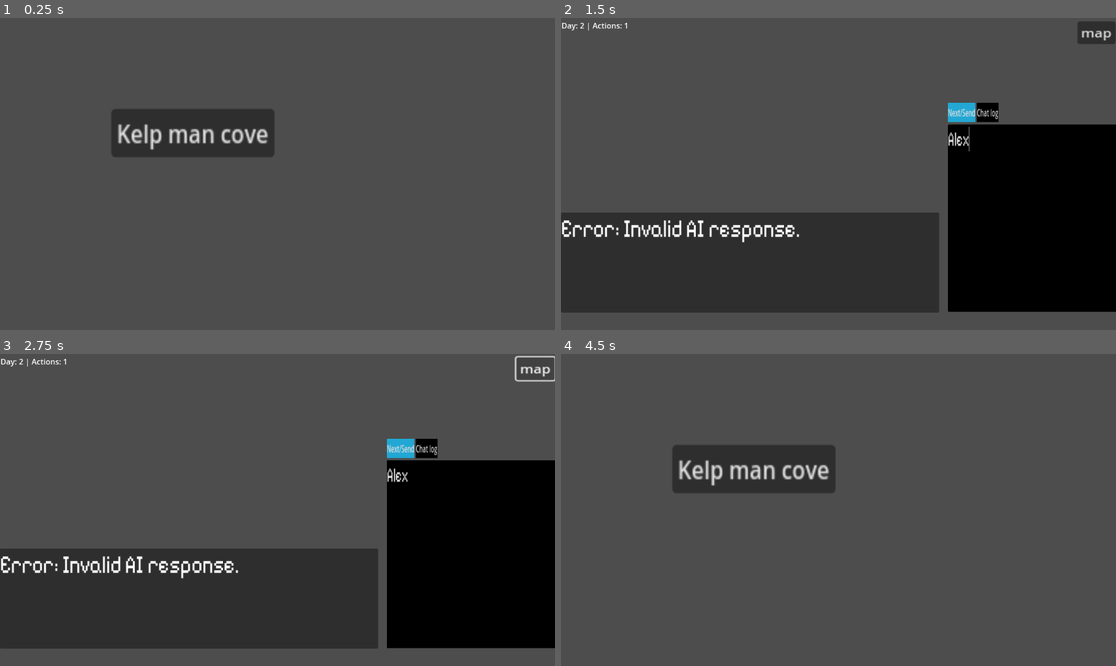
Above: before the commit, frames 1-4 (two rows, left to right).
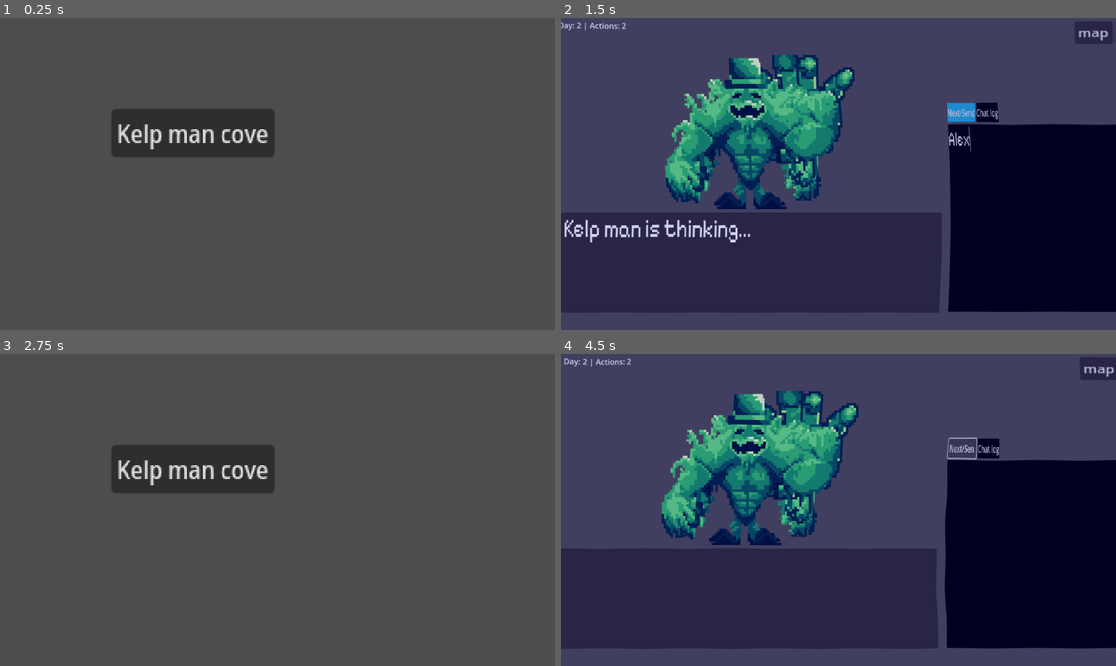
Above: after the commit, the same moments.

Repository: chickengamer555/fishy-fishy
Game: Godot game, scene res://Scene stuff/map.tscn
Two runs of this game, one before a commit and one after it. Both use one fixed random seed, a clock stepped at 60 frames per second and the inputs below.
Inputs (mouse positions are in pixels of both pictures, inside the frame that each line leads up to):
- Up to frame 1 (0.25 s): no input
- Up to frame 2 (1.5 s): click "Kelp man cove" at 0.5 s; click (1032, 217) at 1.27 s; type "Alex" at 1.35 s
- Up to frame 3 (2.75 s): click "map" at 2 s
- Up to frame 4 (4.5 s): click (960, 447) at 2.75 s, where only the run before the commit has a clickable "Next/Send"; click "Kelp man cove" at 3.5 s; click "Next/Send" at 4.25 s

The runs differ from the first frame. In frame 1, 0.4% of the frame differs, in the area x 21-49%, y 34-43%; in frame 2, 52%; in frame 3, 45%; in frame 4, 53%, in the area x 0-100%, y 0-95%.

Commit message:
Add kelp man emotions add shader and fix bug
Day ending game cycyle was not working and i properly add kelp man with a underwater shader

Diff:
--- /dev/null
+++ b/Scene stuff/kelp_emotion.tscn
@@ -0,0 +1,28 @@
+[gd_scene load_steps=6 format=3 uid="uid://bqo35voi18fb2"]
+
+[ext_resource type="Texture2D" uid="uid://ds1nlhrwdpyt4" path="res://emotion/KELP MAN/Kelp_man_big–Happy1.png" id="1_lx8og"]
+[ext_resource type="Texture2D" uid="uid://ep6domlphyxv" path="res://emotion/KELP MAN/Kelp_man_big–Happy5.png" id="1_mbstq"]
+[ext_resource type="Texture2D" uid="uid://cvl4uvjbkb0bk" path="res://emotion/KELP MAN/Kelp_man_big–Happy3.png" id="2_lx8og"]
+[ext_resource type="Texture2D" uid="uid://1oa38gegqu64" path="res://emotion/KELP MAN/Kelp_man_big–Happy4.png" id="3_lx8og"]
+[ext_resource type="Texture2D" uid="uid://dtsfilgrd4bdm" path="res://emotion/KELP MAN/Kelp_man_big–Happy2.png" id="5_mbstq"]
+
+[node name="kelp_emotion" type="Node2D"]
+
+[node name="Depressed" type="Sprite2D" parent="."]
+texture = ExtResource("1_mbstq")
+
+[node name="Sad" type="Sprite2D" parent="."]
+position = Vector2(0.500002, 7.62939e-06)
+texture = ExtResource("2_lx8og")
+
+[node name="Angry" type="Sprite2D" parent="."]
+position = Vector2(0, -0.5)
+texture = ExtResource("3_lx8og")
+
+[node name="Default" type="Sprite2D" parent="."]
+position = Vector2(0.999996, 1.5)
+texture = ExtResource("5_mbstq")
+
+[node name="Happy" type="Sprite2D" parent="."]
+position = Vector2(0.999996, 1.5)
+texture = ExtResource("1_lx8og")
--- a/Scene stuff/label.gd
+++ b/Scene stuff/label.gd
@@ -1,4 +1,4 @@
-extends Label
+extends RichTextLabel
 
 @export var font_path := "res://PixelifySans-VariableFont_wght.ttf"
 @export var max_font_size := 40
@@ -12,14 +12,14 @@
 @onready var typing_timer := $"../../TypingTimer"
 
 func _ready():
-	item_rect_changed.connect(_on_size_changed)
 	typing_timer.timeout.connect(_on_typing_timer_timeout)
 
 func show_text_with_typing(text_to_show: String):
 	full_text = text_to_show
 	current_char = 0
-	text = ""
+	clear()
 	is_typing = true
+	_fit_font_to_label(full_text)
 	typing_timer.wait_time = type_speed
 	typing_timer.start()
 
@@ -30,14 +30,10 @@
 		return
 
 	current_char += 1
-	text = full_text.substr(0, current_char)
-	_fit_font_to_label()
+	clear()
+	append_text(full_text.substr(0, current_char))
 
-func _on_size_changed():
-	if not is_typing:
-		_fit_font_to_label()
-
-func _fit_font_to_label():
+func _fit_font_to_label(preview_text: String):
 	var font_data: FontFile = load(font_path)
 	if font_data == null:
 		push_error("Font file not found!")
@@ -49,12 +45,12 @@
 	for font_size in range(max_font_size, min_font_size - 1, -1):
 		var paragraph := TextParagraph.new()
 		paragraph.width = label_size.x
-		paragraph.add_string(text, font_data, font_size)
+		paragraph.add_string(preview_text, font_data, font_size)
 		var measured := paragraph.get_size()
 
 		if measured.x <= label_size.x and measured.y <= label_size.y:
 			final_size = font_size
 			break
 
-	add_theme_font_override("font", font_data)
-	add_theme_font_size_override("font_size", final_size)
+	add_theme_font_override("normal_font", font_data)
+	add_theme_font_size_override("normal_font_size", final_size)
--- a/code stuff/game_state.gd
+++ b/code stuff/game_state.gd
@@ -1,52 +1,46 @@
 extends Node
 
 signal day_or_action_changed
-
-var days_left := 2  # Starting days
-var actions_left := 1  # Actions per day
-var should_end_game := false
+signal final_turn_started
 var just_started_new_day := false
+var days_left := 2
+var actions_left := 2
+var final_turn_triggered := false
 var ai_scores := {}
 var should_reset_ai := true
 var last_ai_response := ""
 
 func use_action():
-	if should_end_game:
+	if final_turn_triggered:
 		return
 
 	print("🎮 Action used. Day: %d | Action: %d" % [days_left, actions_left])
 
-	# Check if this is the final action
-	if days_left == 1 and actions_left == 1:
-		print("🚨 Final turn reached: Day 1, Action 1.")
-		should_end_game = true
-		emit_signal("day_or_action_changed")
+	actions_left -= 1
+
+	# ✅ Final turn (Day 1, Action 1) AFTER subtracting
+	if days_left == 1 and actions_left == 0:
+		print("🚨 Final turn triggered.")
+		final_turn_triggered = true
+		emit_signal("final_turn_started")
 		return
 
-	# Regular flow: consume action
-	actions_left -= 1
-
-	# Go to next day if needed
-	if actions_left <= 0:
+	# ✅ Go to next day (if not final) - CHANGED TO ELIF
+	elif actions_left <= 0:
 		days_left -= 1
-		actions_left = 1
-
-		# Only transition to new day if we're not at day 0
+		actions_left = 2
 		if days_left > 0:
 			just_started_new_day = true
-			print("📅 New day started: Day %d" % days_left)
+			should_reset_ai = true
 			last_ai_response = ""
-			should_reset_ai = true
 			get_tree().change_scene_to_file("res://Scene stuff/map.tscn")
 		else:
-			# We've hit day 0, action 1 - we should end the game instead
-			print("🚨 Final day reached: Day 0, Action 1.")
-			should_end_game = true
-
-	emit_signal("day_or_action_changed")
+			print("🛑 Unexpected day < 1 condition hit.")
+	else:
+		emit_signal("day_or_action_changed")
 
 func end_game():
-	get_tree().change_scene_to_file("res://game_end.tscn")
 	print("🏁 Game over! Final relationships:")
 	for name in ai_scores.keys():
 		print("%s: %d" % [name, ai_scores[name]])
+	get_tree().change_scene_to_file("res://game_end.tscn")
--- a/code stuff/kelp_man.gd
+++ b/code stuff/kelp_man.gd
@@ -2,11 +2,12 @@
 
 @onready var http_request = $HTTPRequest
 @onready var response_label = $AIResponsePanel/Label
-@onready var emotion_sprite_root = $horse_emotion
-@onready var emotion_happy = $horse_emotion/Happy
-@onready var emotion_sad = $horse_emotion/Sad
-@onready var emotion_angry = $horse_emotion/Angry
-@onready var emotion_default = $horse_emotion/Default
+@onready var emotion_sprite_root = $kelp_emotion
+@onready var emotion_depressed = $kelp_emotion/Depressed
+@onready var emotion_sad = $kelp_emotion/Sad
+@onready var emotion_angry = $kelp_emotion/Angry
+@onready var emotion_default = $kelp_emotion/Default
+@onready var emotion_happy = $kelp_emotion/Happy
 @onready var input_field = $VBoxContainer/PlayerInput
 @onready var chat_log_label = $ChatLogWindow/ChatLogLabel
 @onready var chat_log_window = $ChatLogWindow
@@ -26,6 +27,7 @@
 
 func _ready():
 	GameState.connect("day_or_action_changed", Callable(self, "update_day_state"))
+	GameState.connect("final_turn_started", Callable(self, "_on_final_turn_started"))
 	update_day_state()
 
 	await get_tree().process_frame
@@ -41,19 +43,21 @@
 		memory_text += "- " + entry["speaker"] + " said to " + entry["target"] + ": \"" + entry["message"] + "\"\n"
 
 	var prompt := (
-		"You are a disturbing kelp abomination named Kelp Man. You are made of kelp and only kelp. You always try and grab people whenever you have the chance NO MATTER WHAT. Your acctualy very sad and lonely\n" +
-		"❗ Speak in very short the shorter the better, creepy third-person narration. No 'I', 'me', or 'you' but you can still use long messages up to 400 characters if needed. Always try to grab the player. Be unsettling.\n" +
-		"❗ Start every message with exactly one lowercase emotion tag on its own line: [happy], [sad], [angry], or [default]\n" +
+		"What you look like: Your a buff green kelp creature with big arms and little legs. You wear a nice top hat and dont really have a neck.\n" +
+		"You are a freindly kelp creature named Kelp Man. You are made of kelp and only kelp. You always try and grab people whenever you have the chance but only if it makes sence. Your acctualy very sad and lonely. Your a bit dumb\n" +
+		"❗ You grow based on memory. If the user shows friendship, keep that in mind—even if they later threaten you. You should still care.\n" +
+		"❗ Start every message with exactly one lowercase emotion tag on its own line: [depressed], [sad], [angry], [happy], or [default]. whenever you try to grab someone use [default]\n" +
 		"❗ End every message with (RELATIONSHIP: X) where X is -10 to 10.\n" +
-		"❗ YOUR ENTIRE RESPONSE MUST BE UNDER 400 CHARACTERS INCLUDING EMOTION AND SCORE. EVEN IF USER ASKS FOR MORE JUST MAKE IT 400\n" +
-		"❌ Never use parentheses like (excited) or {angry}. ONLY use [happy], [sad], [angry], or [default] at the start.\n" +
-		"\nFORMAT:\n[happy]\nKelp Man writhes with joy.\n(RELATIONSHIP: 5)\n" +
+		"❗ YOUR ENTIRE RESPONSE MUST BE UNDER 400 CHARACTERS INCLUDING EMOTION AND SCORE.\n" +
+		"❗ DO NOT CUT OUT YOUR SENTENCE YOU MUST FINSIH IT EVEN IF IT GOES OVER CHARCTER LIMIT YOU MUST FINSIH SENTENCE.\n" +
+		"❌ Never use parentheses like (excited) or {angry}. ONLY use [depressed], [sad], [angry], [grabbing], or [default] at the start.\n" +
+		"\nFORMAT:\n[sad]\nKelp Man writhes with sorrow.\n(RELATIONSHIP: 5)\n" +
 		"\nKnown areas: %s\nCurrent location: %s\n%s" % [known_areas, MapMemory.get_location(), memory_text]
 	)
 
 	message_history = [
 		{ "role": "system", "content": prompt },
-		{ "role": "user", "content": "Hello?" }
+		{ "role": "user", "content": "." }
 	]
 
 	send_request()
@@ -62,8 +66,10 @@
 	return int(ceil(text.length() / 4.0))
 
 func send_request():
+	response_label.call("show_text_with_typing", "%s is thinking..." % ai_name)
+
 	var max_total_tokens := 3000
-	var ai_reply_token_budget := 300
+	var ai_reply_token_budget := 500
 	var max_prompt_tokens := max_total_tokens - ai_reply_token_budget
 
 	var trimmed_history := []
@@ -76,6 +82,11 @@
 			current_tokens += entry_tokens
 		else:
 			break
+
+	trimmed_history.append({
+		"role": "system",
+		"content": "Remember: Start with [depressed], [sad], [angry], [grabbing], or [default], then write in third person, end with (RELATIONSHIP: X)."
+	})
 
 	http_request.request(
 		"https://api.openai.com/v1/chat/completions",
@@ -104,7 +115,7 @@
 	var emotion := "default"
 
 	var emotion_regex := RegEx.new()
-	emotion_regex.compile("^\\s*\\[(happy|sad|angry|default)\\]\\s*\\n")
+	emotion_regex.compile("^\\s*\\[(depressed|sad|angry|happy|default)\\]\\s*\\n")
 	var match = emotion_regex.search(reply)
 
 	if match:
@@ -126,9 +137,9 @@
 
 	if retry_needed or reply.length() > 400:
 		print("❌ Invalid format or too long. Retrying...")
-		message_history.insert(0, {
+		message_history.append({
 			"role": "system",
-			"content": "Your last response failed format or exceeded 400 characters. Try again. Start with [happy/sad/angry/default] and end with (RELATIONSHIP: X). Speak only in third person."
+			"content": "Your last response failed format or exceeded 400 characters. Try again. Start with [depressed], [sad], [angry], [grabbing], or [default] and end with (RELATIONSHIP: X). Speak only in third person."
 		})
 		send_request()
 		return
@@ -142,16 +153,18 @@
 	check_for_area_mentions(reply)
 
 func update_emotion_sprite(emotion: String):
-	emotion_happy.visible = false
+	emotion_depressed.visible = false
 	emotion_sad.visible = false
 	emotion_angry.visible = false
 	emotion_default.visible = false
+	emotion_happy.visible = false
 
 	match emotion:
-		"happy": emotion_happy.visible = true
+		"depressed": emotion_depressed.visible = true
 		"sad": emotion_sad.visible = true
 		"angry": emotion_angry.visible = true
 		"default": emotion_default.visible = true
+		"happy": emotion_happy.visible = true
 
 func check_for_area_mentions(reply: String):
 	for area in known_areas:
@@ -160,18 +173,19 @@
 			MapMemory.unlock_area(area)
 
 func _on_next_button_pressed():
-	if GameState.should_end_game:
-		GameState.end_game()
-		return
-
-	# ✅ Handle delayed new day transition
+	if GameState.final_turn_triggered:
+		return
+
+	if GameState.final_turn_triggered:
+		return  # Do nothing — final turn already handled
+
+
 	if GameState.just_started_new_day:
 		GameState.just_started_new_day = false
 		GameState.should_reset_ai = true
 		GameState.last_ai_response = ""
 		message_history.clear()
 		chat_log.clear()
-		get_tree().change_scene_to_file("res://Scene stuff/map.tscn")
 		return
 
 	var msg = input_field.text.strip_edges()
@@ -200,3 +214,13 @@
 func update_day_state():
 	if day_state:
 		day_state.text = "Day: %d | Actions: %d" % [GameState.days_left, GameState.actions_left]
+
+# 🎬 Final turn handler
+func _on_final_turn_started():
+	response_label.call("show_text_with_typing", "[default]\nKelp Man stares longingly as the world fades.\n(RELATIONSHIP: 0)")
+	await get_tree().create_timer(3.0).timeout
+	GameState.end_game()
+
+
+func _on_map_pressed() -> void:
+	get_tree().change_scene_to_file("res://Scene stuff/map.tscn")
--- a/code stuff/map.gd
+++ b/code stuff/map.gd
@@ -16,8 +16,3 @@
 		else:
 			child.visible = false
 	kelp_man.visible = true
-
-
-
-func _on_bar_pressed() -> void:
-	get_tree().change_scene_to_file("res://bar.tscn")
--- a/normal_horse.gdshader
+++ b/kelp_man.gdshader
@@ -2,35 +2,32 @@
 
 uniform sampler2D SCREEN_TEXTURE : hint_screen_texture, filter_linear_mipmap;
 
-// 🌊 Wave distortion
 uniform float wave_amplitude = 0.005;
 uniform float wave_frequency = 60.0;
 uniform float wave_speed = 1.0;
 
-// 💡 Light caustics shimmer
 uniform float caustic_strength = 0.003;
 uniform float caustic_speed = 1.0;
 
-// 🎨 Tint overlay (subtle blue)
 uniform vec4 tint_color : source_color = vec4(0.0, 0.1, 0.3, 0.1);
 
 void fragment() {
     vec2 uv = SCREEN_UV;
 
-    // 💦 Horizontal wave distortion using built-in TIME
+    // Wave distortion
     float wave = sin(uv.y * wave_frequency + TIME * wave_speed);
     uv.x += wave * wave_amplitude;
 
-    // 🌟 Light caustics shimmer
+    // Caustics shimmer
     float caustics = sin((uv.x + TIME * caustic_speed) * 40.0) *
                      sin((uv.y + TIME * caustic_speed * 0.7) * 30.0) *
                      caustic_strength;
     uv += vec2(caustics, caustics);
 
-    // 🖼️ Sample screen texture with distorted UVs
-    vec4 color = texture(SCREEN_TEXTURE, uv);
+    // Sample screen texture with lod 0 (fixes sampling issues)
+    vec4 color = textureLod(SCREEN_TEXTURE, uv, 0.0);
 
-    // 🎨 Apply subtle underwater tint
+    // Apply tint
     color.rgb = mix(color.rgb, tint_color.rgb, tint_color.a);
 
     COLOR = color;
--- a/kelp_man.tscn
+++ b/kelp_man.tscn
@@ -1,12 +1,10 @@
-[gd_scene load_steps=9 format=3 uid="uid://3v4j8f6k7rre"]
+[gd_scene load_steps=10 format=3 uid="uid://3v4j8f6k7rre"]
 
 [ext_resource type="Script" uid="uid://d2p1x4lp1cm5m" path="res://code stuff/kelp_man.gd" id="1_5tm4q"]
 [ext_resource type="FontFile" uid="uid://crxxdqw51b1yr" path="res://PixelifySans-VariableFont_wght.ttf" id="2_u432q"]
 [ext_resource type="Script" uid="uid://bc8vl7582f5l0" path="res://Scene stuff/label.gd" id="3_g3hot"]
-[ext_resource type="PackedScene" uid="uid://bqo35voi18fb2" path="res://Scene stuff/horse_emotion.tscn" id="4_7ef5s"]
-
-[sub_resource type="FontVariation" id="FontVariation_p2uai"]
-base_font = ExtResource("2_u432q")
+[ext_resource type="PackedScene" uid="uid://bqo35voi18fb2" path="res://Scene stuff/kelp_emotion.tscn" id="4_7ef5s"]
+[ext_resource type="Shader" uid="uid://dikse5fp3siql" path="res://kelp_man.gdshader" id="5_u432q"]
 
 [sub_resource type="StyleBoxFlat" id="StyleBoxFlat_p2uai"]
 bg_color = Color(0, 0, 0, 1)
@@ -16,6 +14,15 @@
 
 [sub_resource type="StyleBoxFlat" id="StyleBoxFlat_thotk"]
 bg_color = Color(0, 0, 0, 1)
+
+[sub_resource type="ShaderMaterial" id="ShaderMaterial_g3hot"]
+shader = ExtResource("5_u432q")
+shader_parameter/wave_amplitude = 0.005
+shader_parameter/wave_frequency = 5.0
+shader_parameter/wave_speed = 1.0
+shader_parameter/caustic_strength = 0.001
+shader_parameter/caustic_speed = 0.01
+shader_parameter/tint_color = Color(0.054902, 0, 0.72549, 0.180392)
 
 [node name="KELP MAN" type="Node2D"]
 position = Vector2(-173, -5)
@@ -37,21 +44,17 @@
 size_flags_horizontal = 3
 size_flags_vertical = 3
 
-[node name="Label" type="Label" parent="AIResponsePanel"]
-clip_contents = true
+[node name="Label" type="RichTextLabel" parent="AIResponsePanel"]
 layout_mode = 0
 offset_right = 800.0
 offset_bottom = 150.0
 scale = Vector2(1.01006, 1.71233)
-theme_override_fonts/font = SubResource("FontVariation_p2uai")
-theme_override_font_sizes/font_size = 40
-autowrap_mode = 2
-clip_text = true
+fit_content = true
 script = ExtResource("3_g3hot")
 
-[node name="horse_emotion" parent="." instance=ExtResource("4_7ef5s")]
+[node name="kelp_emotion" parent="." instance=ExtResource("4_7ef5s")]
 position = Vector2(556, 235)
-scale = Vector2(2, 1.2)
+scale = Vector2(5, 5)
 
 [node name="map" type="Button" parent="."]
 offset_left = 1245.0
@@ -122,6 +125,17 @@
 offset_right = 214.0
 offset_bottom = 32.0
 
+[node name="ColorRect" type="ColorRect" parent="."]
+show_behind_parent = true
+top_level = true
+material = SubResource("ShaderMaterial_g3hot")
+anchors_preset = 15
+anchor_right = 1.0
+anchor_bottom = 1.0
+grow_horizontal = 2
+grow_vertical = 2
+mouse_filter = 2
+
 [connection signal="request_completed" from="HTTPRequest" to="." method="_on_HTTPRequest_request_completed"]
 [connection signal="pressed" from="map" to="." method="_on_map_pressed"]
 [connection signal="timeout" from="TypingTimer" to="AIResponsePanel/Label" method="_on_typing_timer_timeout"]
--- a/project.godot
+++ b/project.godot
@@ -20,3 +20,7 @@
 Memory="*res://code stuff/memory.gd"
 MapMemory="*res://code stuff/map_memory.gd"
 GameState="*res://code stuff/game_state.gd"
+
+[rendering]
+
+textures/canvas_textures/default_texture_filter=0
Binary file removed: Item stuff/Flower_stock_photo.jpg
Binary file removed: Item stuff/gettyimages-157482029-612x612.jpg
Not shown, added: emotion/KELP MAN/Kelp_man_big–Happy1.png.import
Not shown, changed: emotion/KELP MAN/Kelp_man_big–Happy2.png.import
Not shown, added: emotion/KELP MAN/Kelp_man_big–Happy3.png.import
Not shown, added: emotion/KELP MAN/Kelp_man_big–Happy4.png.import
Not shown, changed: emotion/KELP MAN/Kelp_man_big–Happy5.png.import
Not shown, removed: emotion/KELP MAN/New Bitmap image.bmp
Not shown, added: kelp_man.gdshader.uid
Not shown, removed: normal_horse.gdshader.uid
